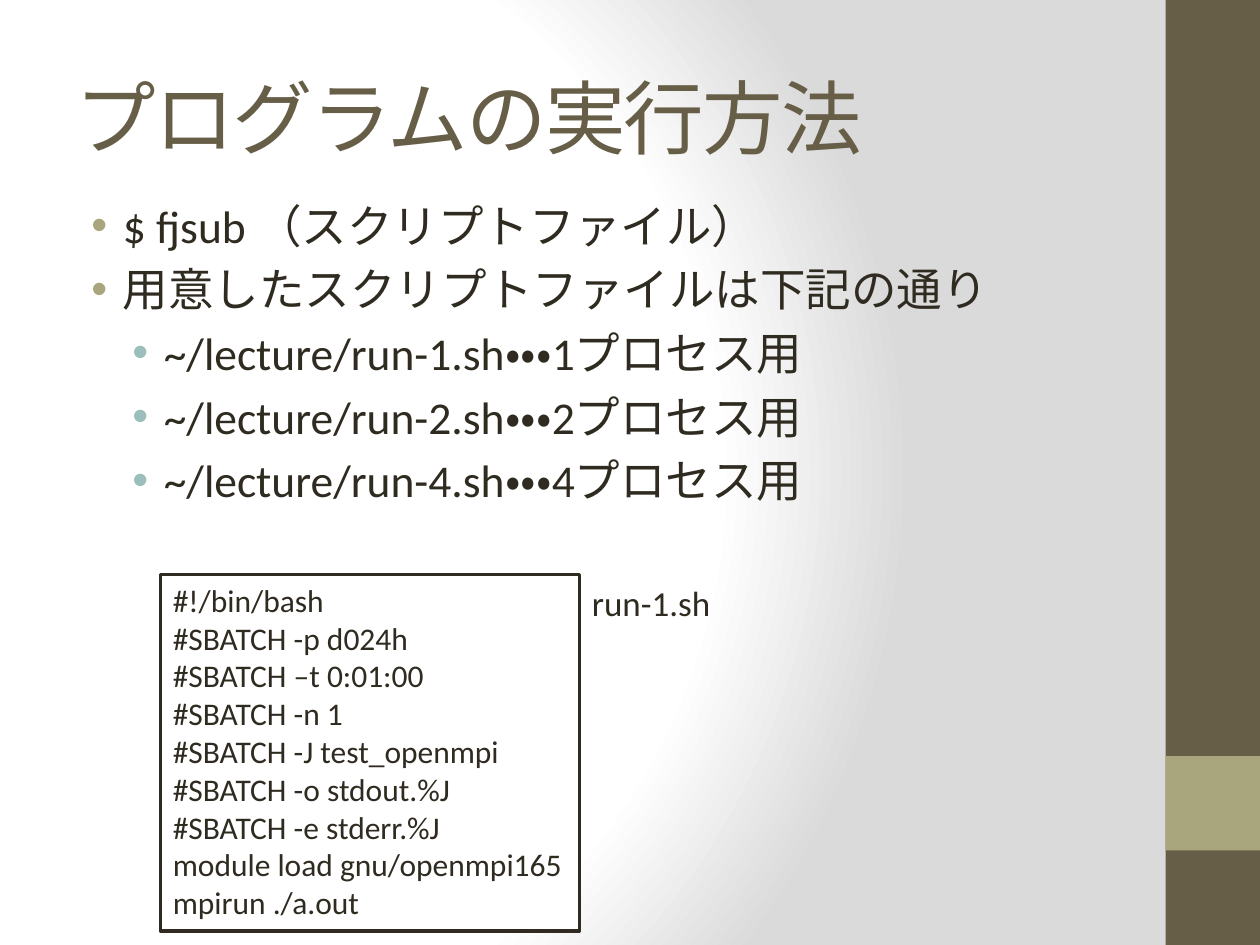
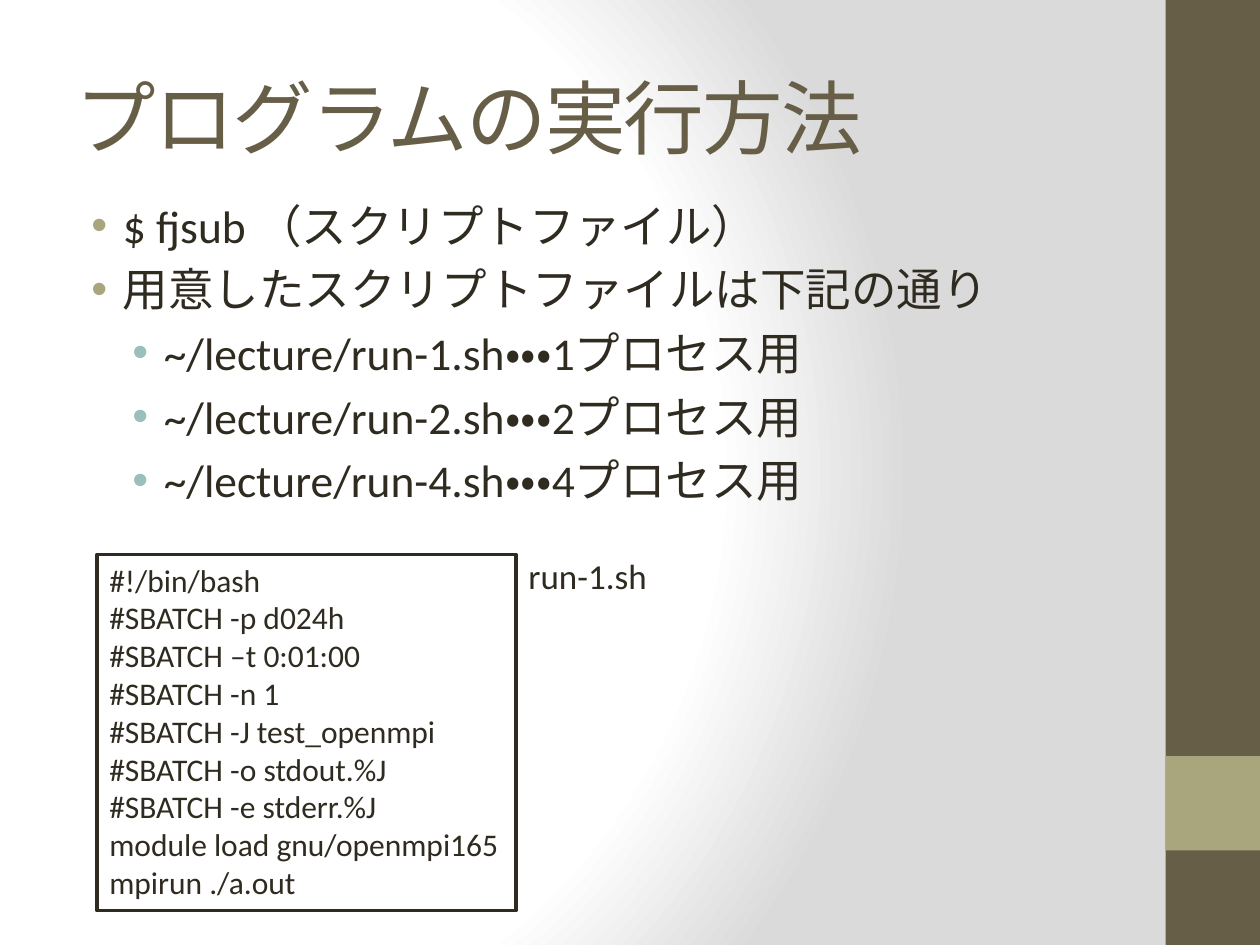
Before and after one commit to XcalableMP/Lecture, a slide deck: slide 4 of misc/FOCUS/FOCUS.pptx. Drawn at 1260x945 pixels with LibreOffice and Linux fonts; fonts in the diff are those of the drawing. Boxes give left, top, right and bottom in pixels: in the first picture for what was removed or moved away, otherwise in the second. Text is boxed around its words. In the diff, an @@ line names an element or a change of style, - is before the commit and + after.

```diff
--- a/misc/FOCUS/FOCUS.pptx
+++ b/misc/FOCUS/FOCUS.pptx
@@ rectangle "#!/bin/bash": place and size @@
-rectangle "#!/bin/bash" at <box>160,575,580,931</box>
+rectangle "#!/bin/bash" at <box>97,554,517,911</box>
@@ text "run-1.sh": place and size @@
-text "run-1.sh" at <box>592,591,710,617</box>
+text "run-1.sh" at <box>528,564,646,590</box>
```
Also in this commit, not shown: 1 other slide changed, 1 slide added.
